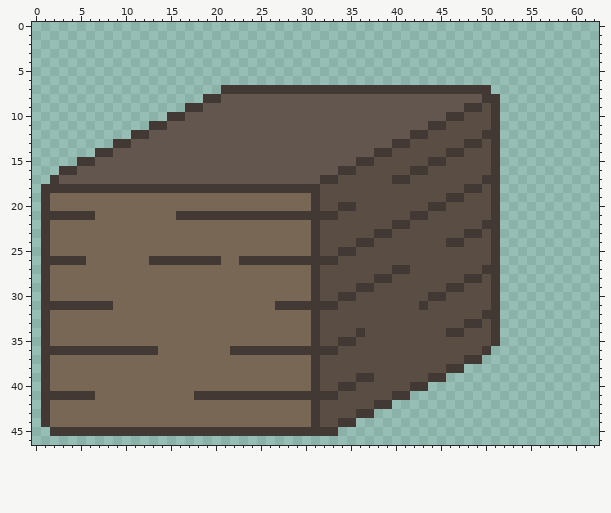
Pixel-art sprite, stored at Assets/Aseprite Projects/Level_Boxes.png. The picture above was drawn from the file before the commit.
The file is 63x47 pixels.
Now the later version:
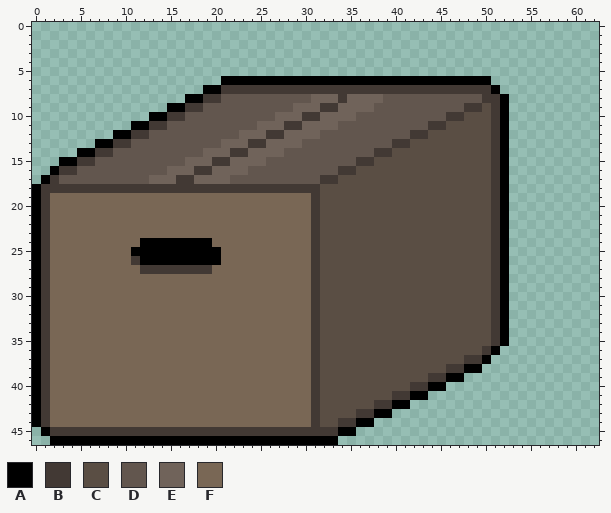
Palette (. is transparent): A #000000  B #423934  C #5a4e44  D #62564e  E #70635a  F #796755
Difference:
Changed rows in their new state; - is an unchanged pixel.
first column x 0:
 6 ---------------------AAAAAAAAAAAAAAAAAAAAAAAAAAAAAA--
 7 -------------------AA------------------------------A-
 8 -----------------AA------------EEEBEEEE-------------A
 9 ---------------AA------------EEEBBEEEE--------------A
10 -------------AA------------EEEBBEEEE----------------A
11 -----------AA------------EEEBBEEEE------------------A
12 ---------AA------------EEEBBEEEE------------------C-A
13 -------AA------------EEEBBEEEE------------------CC--A
14 -----AA------------EEEBBEEEE------------------CC----A
15 ---AA------------EEEBBEEEE------------------CC------A
16 --A------------EEEBBEEEE------------------CC--------A
17 -A-----------EEEBBEEEE------------------CC--------C-A
18 A-----------------------------------------------CC--A
19 A---------------------------------------------CC----A
20 A---------------------------------CC--------CC------A
21 A-FFFFF---------FFFFFFFFFFFFFFF-CC--------CC--------A
22 A---------------------------------------CC--------C-A
23 A-------------------------------------CC--------CC--A
24 A-----------AAAAAAAA----------------CC--------CC----A
25 A----------AAAAAAAAAA-------------CC----------------A
26 A-FFFF-----BAAAAAAAAA--FFFFFFFF-CC------------------A
27 A-----------BBBBBBBB--------------------CC--------C-A
28 A-------------------------------------CC--------CC--A
29 A-----------------------------------CC--------CC----A
30 A---------------------------------CC--------CC------A
31 A-FFFFFFF------------------FFFF-CC---------C--------A
32 A-------------------------------------------------C-A
33 A-----------------------------------------------CC--A
34 A-----------------------------------C---------CC----A
35 A---------------------------------CC----------------A
36 A-FFFFFFFFFFFF--------FFFFFFFFF-CC-----------------A-
37 A-------------------------------------------------A--
38 A-----------------------------------------------AA---
39 A-----------------------------------CC--------AA-----
40 A---------------------------------CC--------AA-------
41 A-FFFFF-----------FFFFFFFFFFFFF-CC--------AA---------
42 A---------------------------------------AA-----------
43 A-------------------------------------AA-------------
44 A-----------------------------------AA---------------
45 -A--------------------------------AA-----------------
46 --AAAAAAAAAAAAAAAAAAAAAAAAAAAAAAAA-------------------
